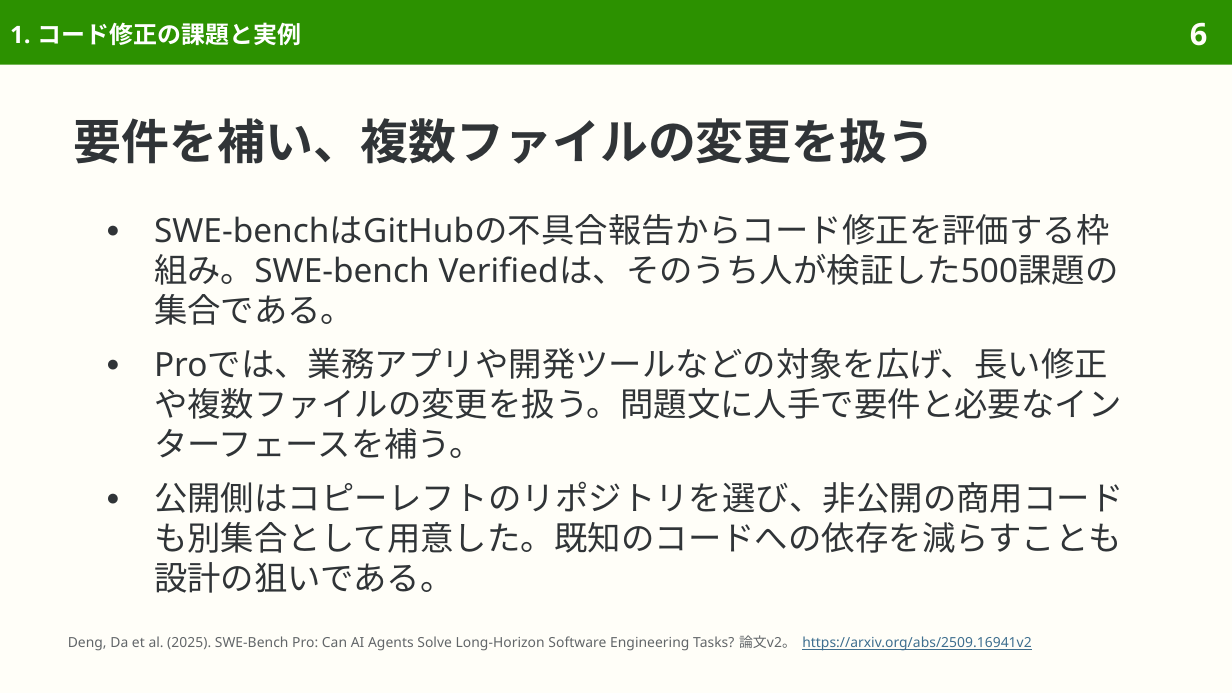
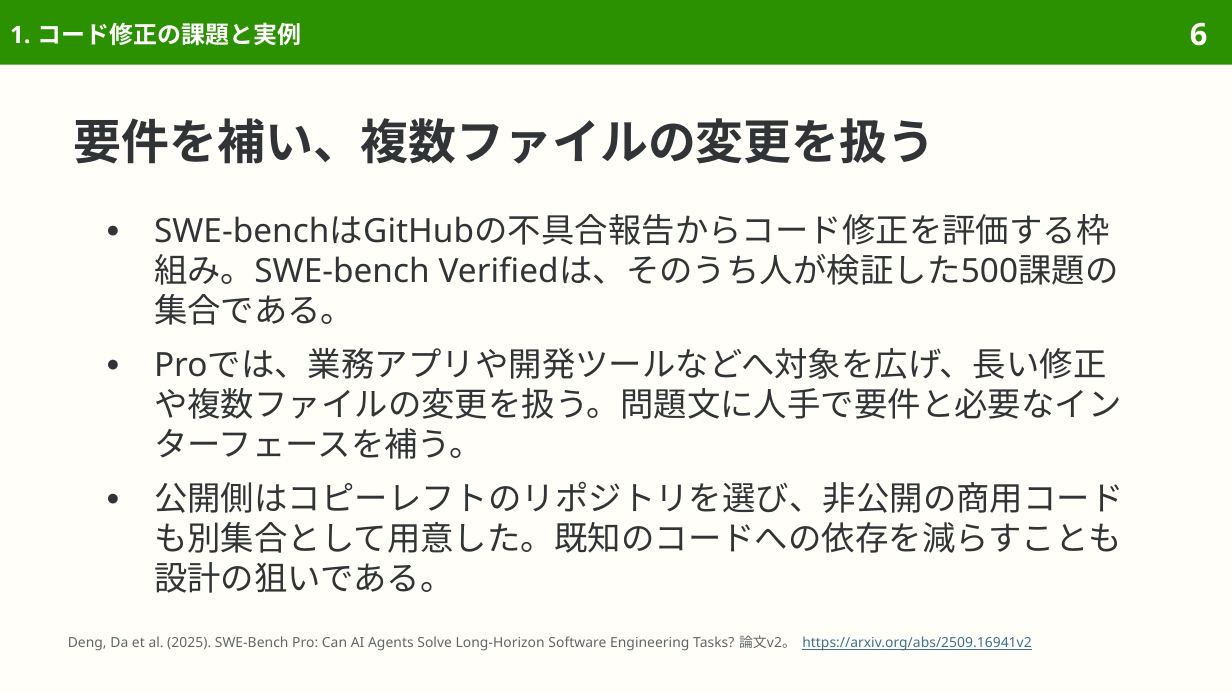
Before and after one commit to sasakiy84/datasets-in-10-minutes, a slide deck: slide 6 of slides/datasets-in-10-minutes-swe-bench-pro.pptx. Drawn at 1232x693 pixels with LibreOffice and Linux fonts; fonts in the diff are those of the drawing. Boxes give left, top, right and bottom in pixels: in the first picture for what was removed or moved away, otherwise in the second. Text is boxed around its words. In the diff, an @@ line names an element or a change of style, - is before the commit and + after.

```diff
--- a/slides/datasets-in-10-minutes-swe-bench-pro.pptx
+++ b/slides/datasets-in-10-minutes-swe-bench-pro.pptx
@@ text at box(154, 348, 1122, 459): text changed @@
-● Proでは、業務アプリや開発ツールなどの対象を広げ、長い修正や複数ファイルの変更を扱う。問題文に人手で要件と必要なインターフェースを補う。
+● Proでは、業務アプリや開発ツールなどへ対象を広げ、長い修正や複数ファイルの変更を扱う。問題文に人手で要件と必要なインターフェースを補う。
```
Also in this commit, not shown: 17 other slides changed, 7 other files.
